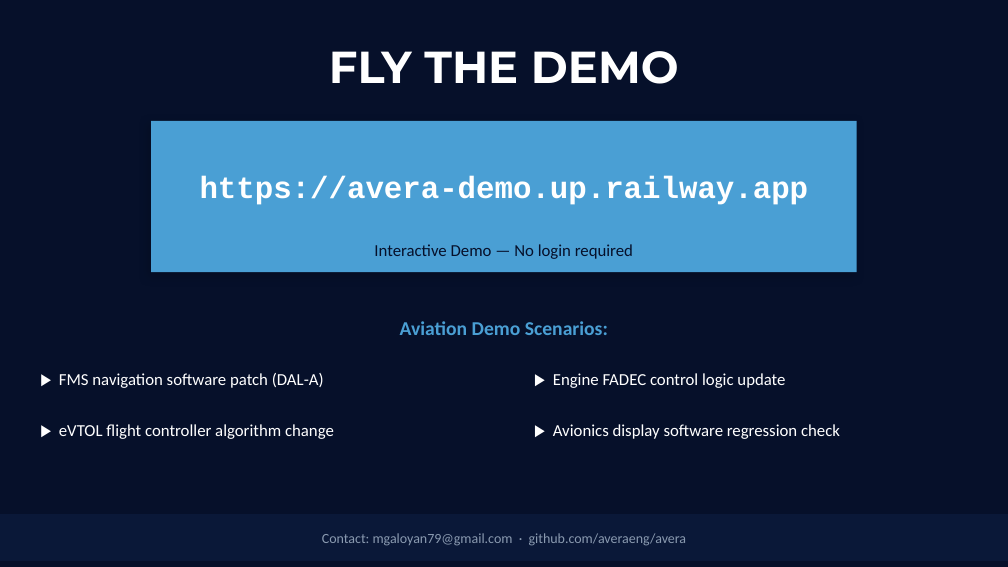
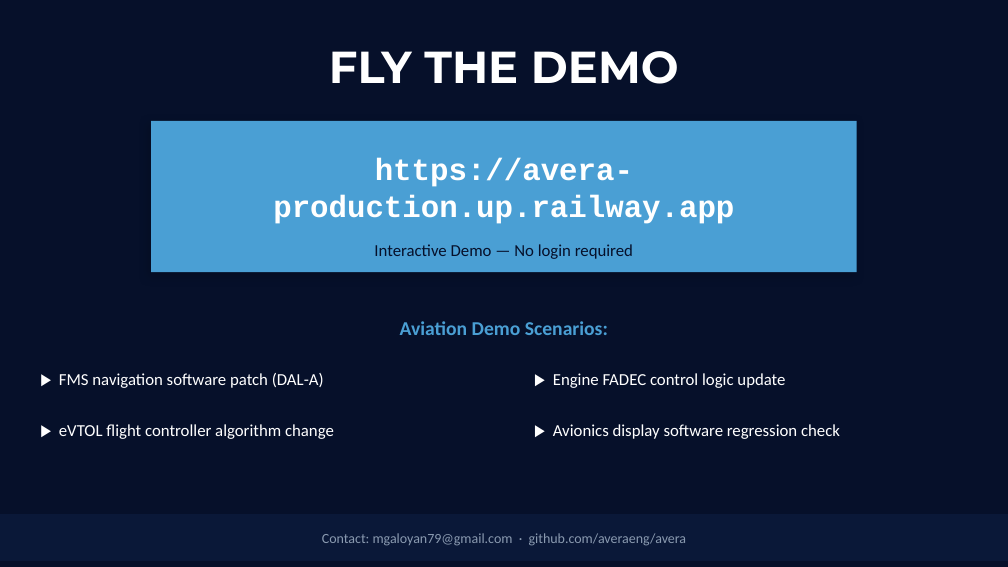
Before and after one commit to mikheil-galoian/avera, a slide deck: slide 7 of AVERA_Pitch_Aviation.pptx. Drawn at 1008x567 pixels with LibreOffice and Linux fonts; fonts in the diff are those of the drawing. Boxes give left, top, right and bottom in pixels: in the first picture for what was removed or moved away, otherwise in the second. Text is boxed around its words. In the diff, an @@ line names an element or a change of style, - is before the commit and + after.

```diff
--- a/AVERA_Pitch_Aviation.pptx
+++ b/AVERA_Pitch_Aviation.pptx
@@ text at (273,158,734,224): text changed @@
-https://avera-demo.up.railway.app
+https://avera-production.up.railway.app
```
Also in this commit, not shown: 2 other slides changed, 7 other files.
